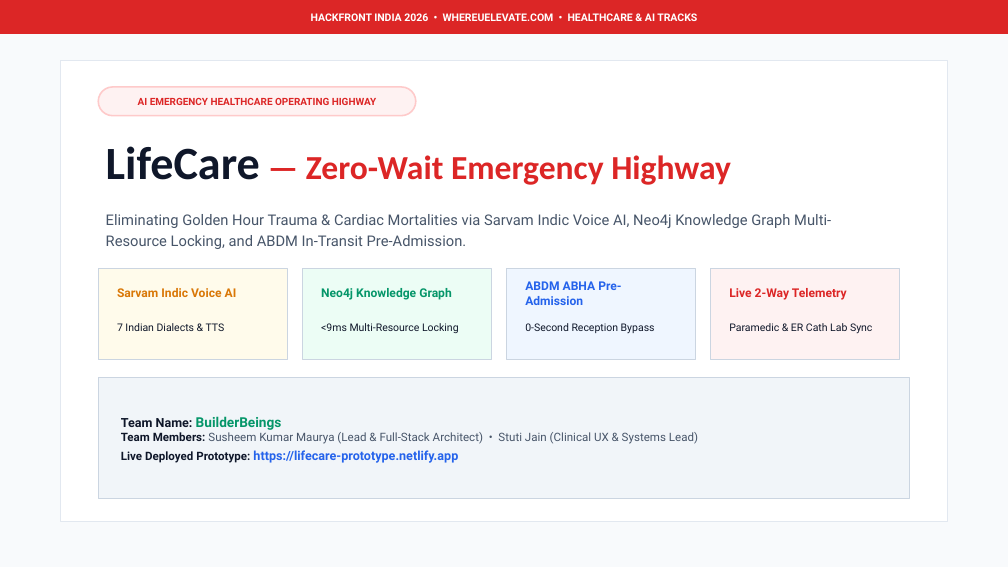
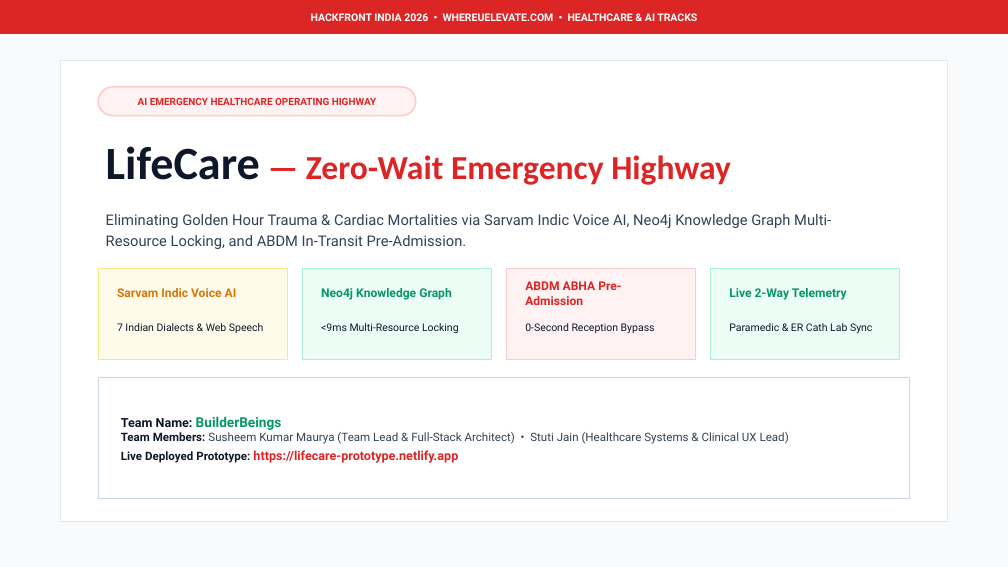
Before and after one commit to Susheem-25/LifeCare, a slide deck: slide 1 of LifeCare_Presentation.pptx. Drawn at 1008x567 pixels with LibreOffice and Linux fonts; fonts in the diff are those of the drawing. Boxes give left, top, right and bottom in pixels: in the first picture for what was removed or moved away, otherwise in the second. Text is boxed around its words. In the diff, an @@ line names an element or a change of style, - is before the commit and + after.

```diff
--- a/LifeCare_Presentation.pptx
+++ b/LifeCare_Presentation.pptx
@@ text "Eliminating Golden Hour Trauma & ..." at box(106, 214, 831, 249): text colour #475569 to #334155 @@
@@ rectangle at box(98, 268, 287, 359): outline #CBD5E1 1 pt to #FDE68A 1 pt @@
@@ rectangle at box(302, 268, 492, 359): outline #CBD5E1 1 pt to #A7F3D0 1 pt @@
@@ rectangle at box(507, 268, 696, 359): fill #EFF6FF to #FEF2F2; outline #CBD5E1 1 pt to #FECACA 1 pt @@
@@ rectangle at box(711, 268, 900, 359): fill #FEF2F2 to #ECFDF5; outline #CBD5E1 1 pt to #A7F3D0 1 pt @@
@@ text "ABDM ABHA Pre-Admission" at box(525, 281, 621, 305): text colour #2563EB to #DC2626 @@
@@ text "Live 2-Way Telemetry" at box(729, 288, 847, 300): text colour #DC2626 to #059669 @@
@@ text at box(117, 323, 263, 333): text changed @@
-7 Indian Dialects & TTS
+7 Indian Dialects & Web Speech
@@ rectangle at box(98, 378, 910, 499): fill #F1F5F9 to #FFFFFF; proportions changed @@
@@ text at box(121, 416, 789, 463): text changed; text colour #475569 to #334155 @@
-Team Name: BuilderBeings
-Team Members: Susheem Kumar Maurya (Lead & Full-Stack Architect) • Stuti Jain (Clinical UX & Systems Lead)
-Live Deployed Prototype: https://lifecare-prototype.netlify.app
+Team Name: BuilderBeings
+Team Members: Susheem Kumar Maurya (Team Lead & Full-Stack Architect) • Stuti Jain (Healthcare Systems & Clinical UX Lead)
+Live Deployed Prototype: https://lifecare-prototype.netlify.app
```
Also in this commit, not shown: 9 other slides changed.
